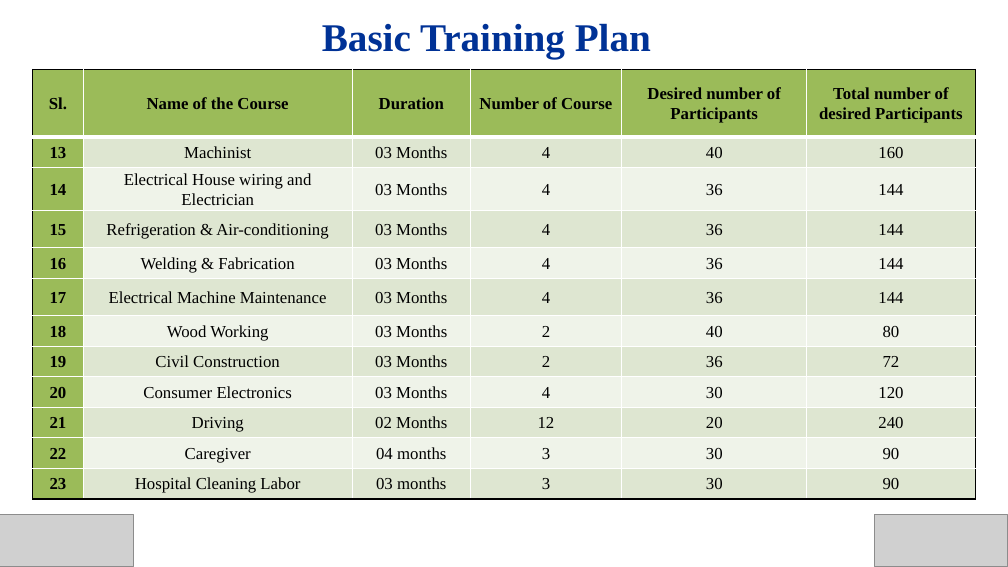
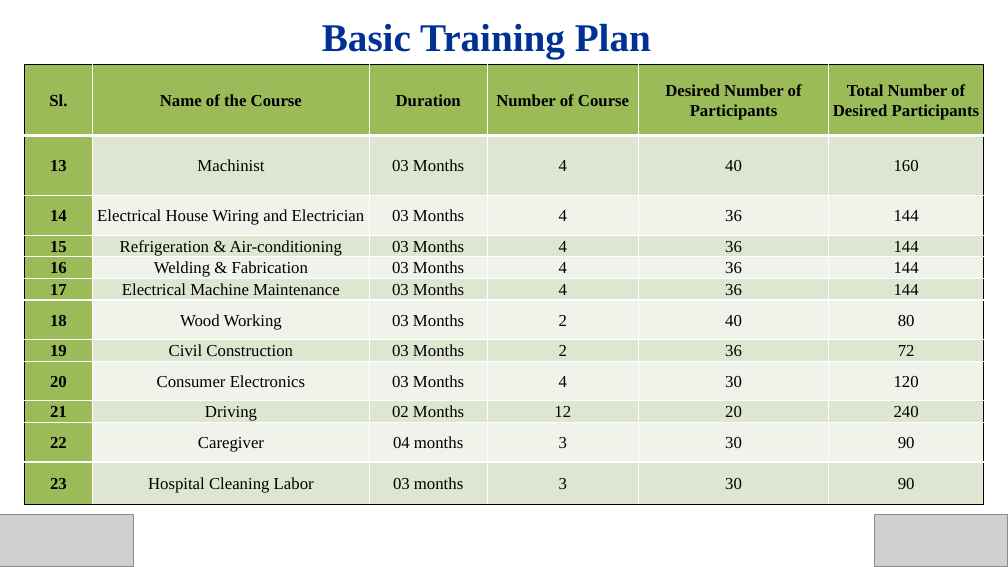
Before and after one commit to Shuvoneel/SRCL, a slide deck: slide 9 of Jail/Jail_Presentation.pptx. Drawn at 1008x567 pixels with LibreOffice and Linux fonts; fonts in the diff are those of the drawing; grey boxes stand for pictures. Boxes give left, top, right and bottom in pixels: in the first picture for what was removed or moved away, otherwise in the second. Text is boxed around its words. In the diff, an @@ line names an element or a change of style, - is before the commit and + after.

```diff
--- a/Jail/Jail_Presentation.pptx
+++ b/Jail/Jail_Presentation.pptx
@@ table at [24,65,984,502] @@
-row 1, column 5: Desired number of Participants
+row 1, column 5: Desired Number of Participants
-row 1, column 6: Total number of desired Participants
+row 1, column 6: Total Number of Desired Participants
-row 3, column 2: Electrical House wiring and Electrician
+row 3, column 2: Electrical House Wiring and Electrician
@@ table: place and size @@
-table at [32,70,975,498]
+table at [24,65,984,502]
```
Also in this commit, not shown: 17 other slides changed, 38 other files.
